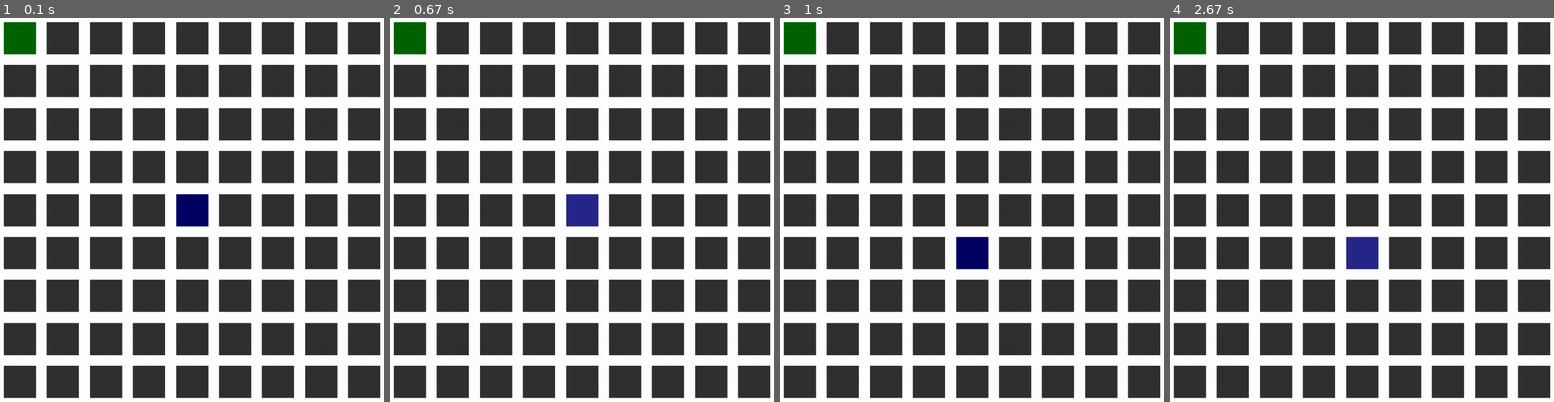
Above: before the commit, frames 1-4 (left to right).
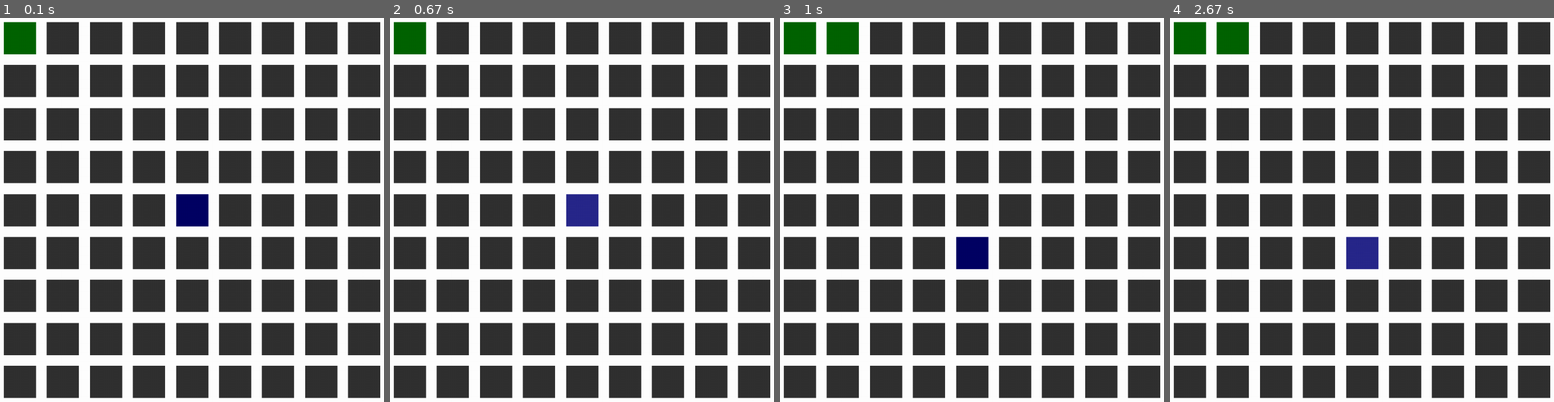
Above: after the commit, the same moments.

Repository: maxcaddie/Ludum_Dare_46
Game: pygame game, started from src/main.py
Two runs of this game, one before a commit and one after it. Both use one fixed random seed, a clock stepped at 60 frames per second and the inputs below.
Inputs (mouse positions are in pixels of both pictures, inside the frame that each line leads up to):
- Up to frame 1 (0.1 s): no input
- Up to frame 2 (0.67 s): click (582, 210) at 0.38 s
- Up to frame 3 (1 s): click (975, 236) at 0.72 s
- Up to frame 4 (2.67 s): click (1369, 256) at 2.55 s

Frames 1-2 are identical in both runs. In frame 3, 0.7% of the frame differs, in the area x 12-21%, y 1-10%; in frame 4, 0.7%.

Commit message:
Broken MinMax

Diff:
--- a/src/Enemy.py
+++ b/src/Enemy.py
@@ -1,4 +1,5 @@
 from Move import Move
+from Tile import Tile
 
 
 class Enemy:
@@ -6,8 +7,9 @@
         enemy_peices = game_state.getEnemyPeices()
         player_peices = game_state.getPlayerPeices()
         print(self.calculate_score_of_board(enemy_peices, player_peices))
-        self.getMinScore(enemy_peices, player_peices, game_state.getState())
-        return None
+        move = self.getMinScore(
+            enemy_peices, player_peices, game_state)
+        return move
 
     def calculate_score_of_board(self, enemy_peices, player_peices):
         score = 0
@@ -23,25 +25,114 @@
         return min_score
 
     def calculate_score_to_that_peice(self, enemy_peice, player_peice):
-        return pow(abs(enemy_peice.i-player_peice.i)+abs(enemy_peice.j-player_peice.j), 2)
+        return (abs(enemy_peice.i-player_peice.i)+abs(enemy_peice.j-player_peice.j))*(enemy_peice.stack_size*-1)
 
-    def getMinScore(self, enemy_peices, player_peices, state):
-        print(self.everyPossibleBoard(enemy_peices, player_peices, state))
+    def getMinScore(self, enemy_peices, player_peices, game_state):
+        temp_state = game_state.copy()
+        min_move = self.minMove(
+            enemy_peices, player_peices, temp_state, 1)
+        temp_state.processMove(min_move)
+        return min_move
 
-    def everyPossibleBoard(self, peices_to_move, peices_to_reach, state):
+    def minMove(self, peices_to_move, peices_to_reach, game_state, depth):
+        state = game_state.getState()
         moves_possible = []
         invalid_tiles = []
         for peice in peices_to_reach:
             invalid_tiles.append((peice.i, peice.j))
 
+        score_current = self.calculate_score_of_board(
+            peices_to_move, peices_to_reach)
+        best_new_score = score_current+99999999
+        move_to_make = None
+
         for peice in peices_to_move:
-            this_peice_reach = self.getReachable(peice, invalid_tiles, state)
+            this_peice_reach = self.getReachable(
+                peice, invalid_tiles, state)
+            this_peice_score = self.calculate_score_of_peice(
+                peice, peices_to_reach)
+            best_temp = None
+            best_score_moving_this = 9999999
             for reachable in this_peice_reach:
-                possible_move = Move(
-                    peice.i, peice.j, reachable[0][0], reachable[0][1], reachable[1], False)
-                moves_possible.append(possible_move)
+                for i in range(reachable[1], (peice.stack_size*-1)+1):
+                    temp = Tile(reachable[0][0], reachable[0][1])
+                    temp.stack_size = i*-1
 
-        # DO moves on a fake board?
+                    if depth == 0:
+                        temp_score = self.calculate_score_of_peice(
+                            temp, peices_to_reach)+((this_peice_score/peice.stack_size)*(peice.stack_size-temp.stack_size))
+                        print("(", peice.i, peice.j, ")",
+                              "(", temp.i, temp.j, ")", temp_score, temp.stack_size)
+                    else:
+                        game_state_copy = game_state.copy()
+                        temp_move = Move(
+                            peice.i, peice.j, temp.i, temp.j, temp.stack_size, False)
+                        game_state_copy.processMove(temp_move)
+                        temp_score = self.maxMove(
+                            peices_to_reach, peices_to_move, game_state_copy, depth)
+
+                    if temp_score < best_score_moving_this:
+                        best_score_moving_this = temp_score
+                        best_temp = temp.copy()
+                    del(temp)
+
+            score_after_making_best_move = (
+                score_current+best_score_moving_this-this_peice_score)
+            if (best_new_score > score_after_making_best_move):
+                best_new_score = score_after_making_best_move
+                move_to_make = Move(
+                    peice.i, peice.j, best_temp.i, best_temp.j, best_temp.stack_size, False)
+        print("Move chosen", move_to_make.from_pos,
+              move_to_make.to_pos, best_new_score)
+        return move_to_make
+
+    def maxMove(self, peices_to_move, peices_to_reach, game_state, depth):
+        state = game_state.getState()
+        moves_possible = []
+        invalid_tiles = []
+        for peice in peices_to_reach:
+            invalid_tiles.append((peice.i, peice.j))
+
+        score_current = self.calculate_score_of_board(
+            peices_to_move, peices_to_reach)
+        best_new_score = score_current-99999999
+        move_to_make = None
+
+        for peice in peices_to_move:
+            this_peice_reach = self.getReachable(
+                peice, invalid_tiles, state)
+            this_peice_score = self.calculate_score_of_peice(
+                peice, peices_to_reach)
+            best_temp = None
+            best_score_moving_this = -99999999
+            for reachable in this_peice_reach:
+                for i in range(reachable[1], (peice.stack_size)+1):
+                    temp = Tile(reachable[0][0], reachable[0][1])
+                    temp.stack_size = i
+
+                    game_state_copy = game_state.copy()
+                    temp_move = Move(
+                        peice.i, peice.j, temp.i, temp.j, temp.stack_size, True)
+                    game_state_copy.processMove(temp_move)
+                    temp_move = self.minMove(
+                        peices_to_reach, peices_to_move, game_state_copy, depth-1)
+                    game_state_copy.processMove(temp_move)
+                    temp_score = self.calculate_score_of_board(
+                        game_state_copy.getEnemyPeices(), game_state_copy.getPlayerPeices())
+
+                    if temp_score > best_score_moving_this:
+                        best_score_moving_this = temp_score
+                        best_temp = temp.copy()
+                    del(temp)
+
+            score_after_making_best_move = (
+                score_current+best_score_moving_this-this_peice_score)
+            if (best_new_score > score_after_making_best_move):
+                best_new_score = score_after_making_best_move
+                move_to_make = Move(
+                    peice.i, peice.j, best_temp.i, best_temp.j, best_temp.stack_size, True)
+
+        return best_new_score
 
     def getReachable(self, peice, bad_tiles, state):
 
--- a/src/GameState.py
+++ b/src/GameState.py
@@ -49,6 +49,15 @@
     def getState(self):
         return self.state
 
+    def copy(self):
+        temp_state = GameState()
+        for player in self.getPlayerPeices():
+            temp_state.addPeices(player.i, player.j, player.stack_size, True)
+        for enemy in self.getEnemyPeices():
+            temp_state.addPeices(enemy.i, enemy.j, enemy.stack_size, True)
+
+        return temp_state
+
     def getTile(self, i, j):
         if self.isValidIJ(i, j):
             return self.state[i][j]
--- a/src/Tile.py
+++ b/src/Tile.py
@@ -39,7 +39,9 @@
         self.update_tile()
 
     def copy(self):
-        return Tile(self.i, self.j)
+        temp_tile = Tile(self.i, self.j)
+        temp_tile.stack_size = self.stack_size
+        return temp_tile
 
     def isPlayer(self):
         return self.stack_size > 0
--- a/src/main.py
+++ b/src/main.py
@@ -41,7 +41,8 @@
                                     selected_tile, tile_clicked_on, True)
                                 game_graphics.updateGraphics(state)
                                 selected_tile = None
-                                enemy.makeMove(game_state)
+                                game_state.processMove(
+                                    enemy.makeMove(game_state))
                 else:
                     selected_tile = None
 
